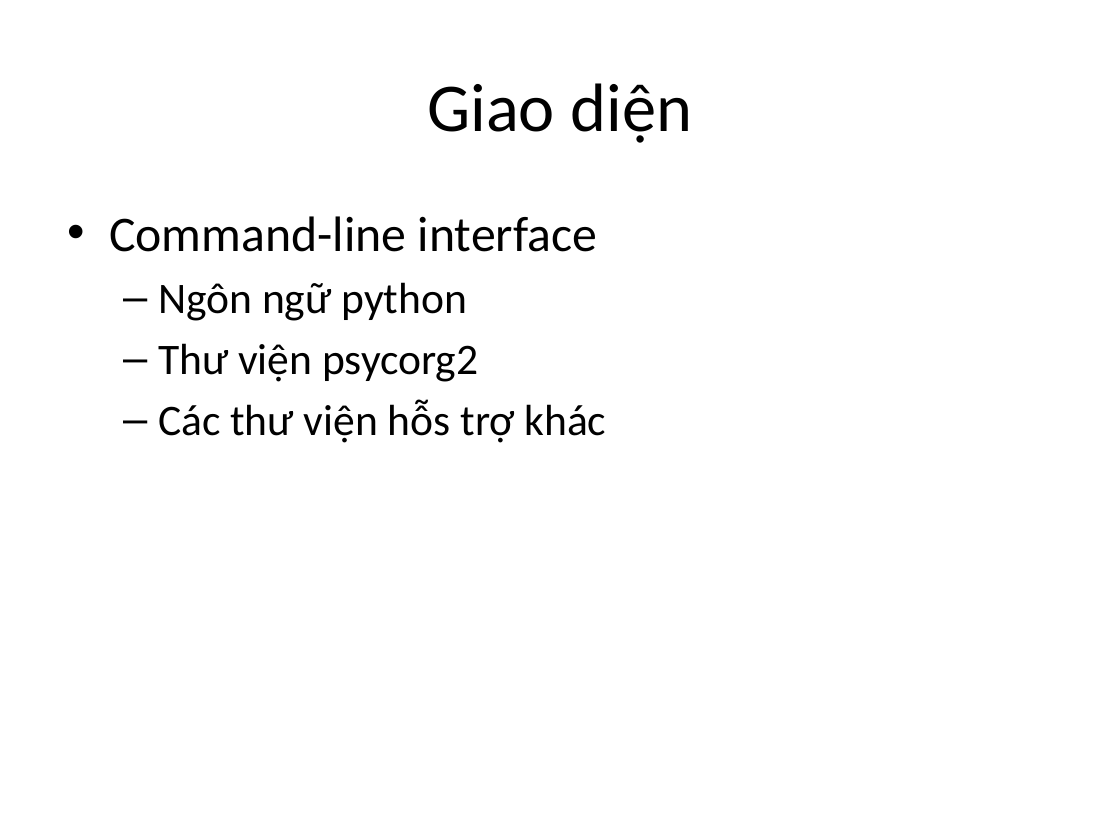
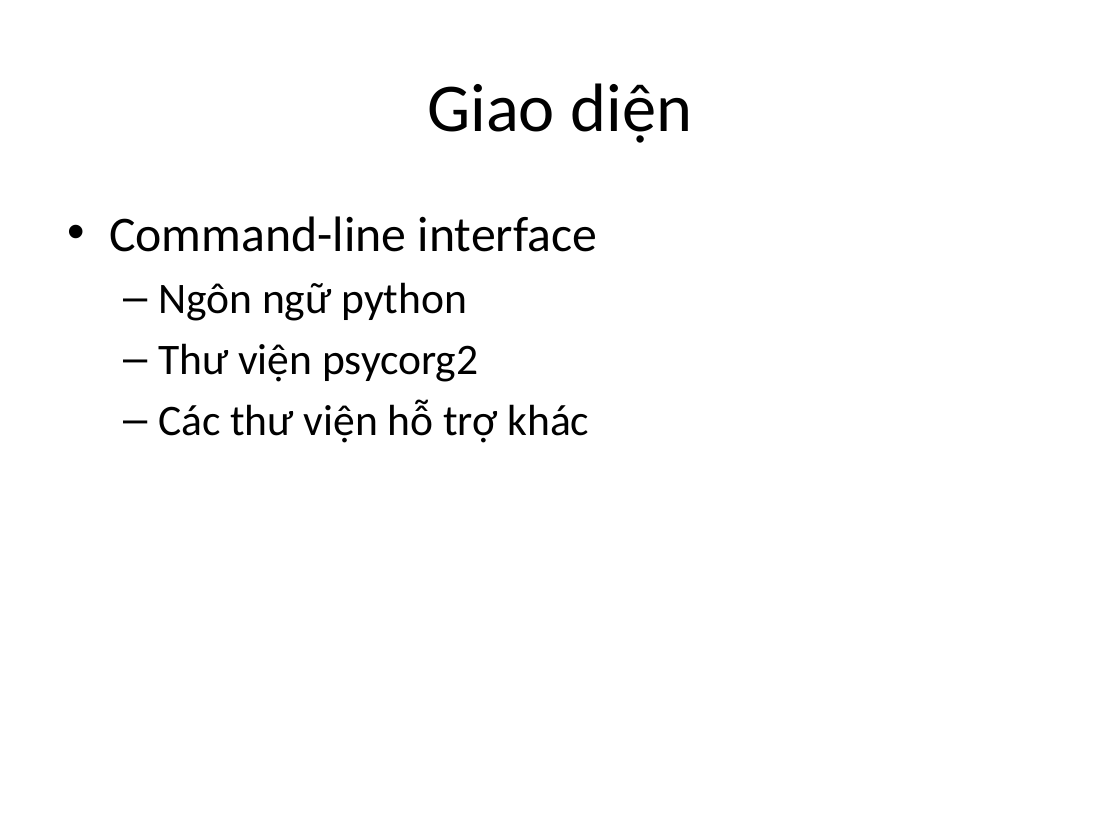
Before and after one commit to manhnd52/HustParkingLot, a slide deck: slide 30 of readme/slide.pptx (slide 14 before the commit). Drawn at 1120x840 pixels with LibreOffice and Linux fonts; fonts in the diff are those of the drawing. Boxes give left, top, right and bottom in pixels: in the first picture for what was removed or moved away, otherwise in the second. Text is boxed around its words. In the diff, an @@ line names an element or a change of style, - is before the commit and + after.

```diff
--- a/readme/slide.pptx
+++ b/readme/slide.pptx
@@ text at [158,399,589,443]: text changed @@
-  – Các thư viện hỗs trợ khác
+  – Các thư viện hỗ trợ khác
```
Also in this commit, not shown: 11 other slides changed, 17 slides added, 7 slides removed, 1 other file.
